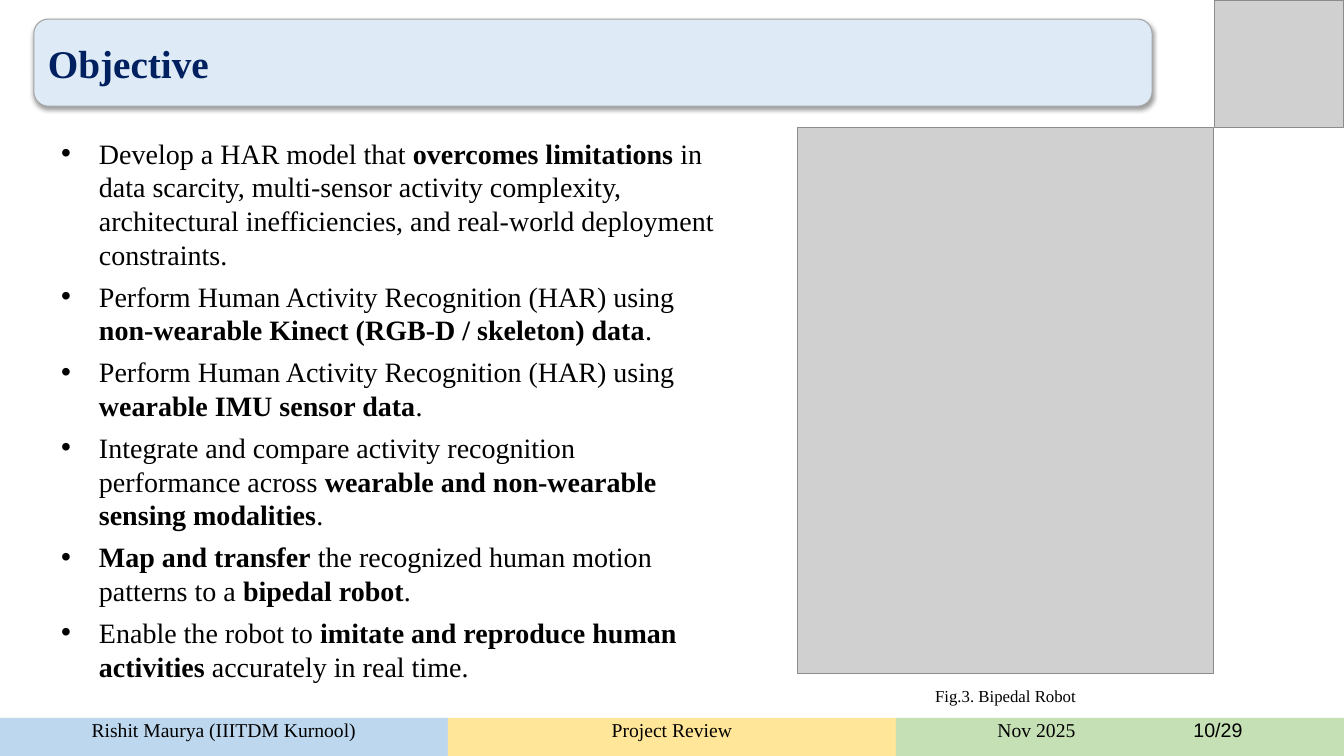
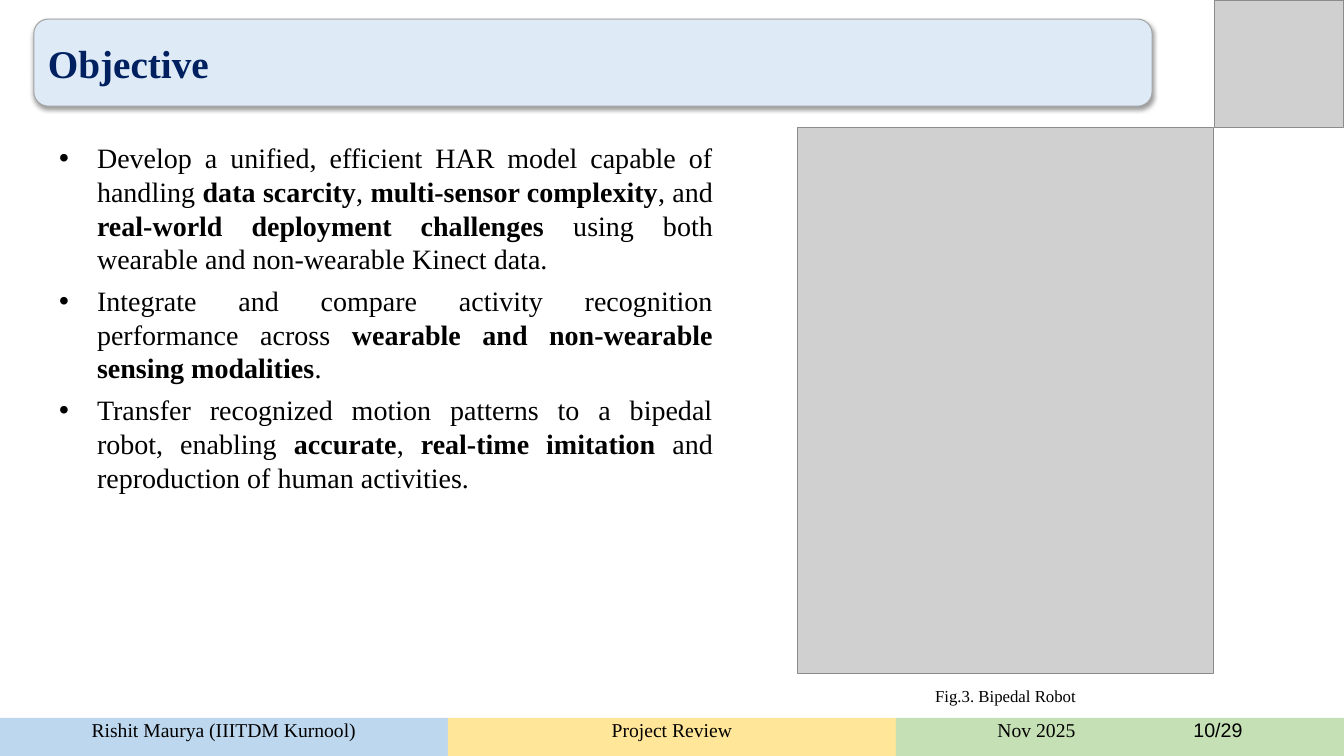
Before and after one commit to rishitmaurya/Human-Activity-Recognition, a slide deck: slide 10 of documents/HAR_rishit.pptx. Drawn at 1344x756 pixels with LibreOffice and Linux fonts; fonts in the diff are those of the drawing; grey boxes stand for pictures. Boxes give left, top, right and bottom in pixels: in the first picture for what was removed or moved away, otherwise in the second. Text is boxed around its words. In the diff, an @@ line names an element or a change of style, - is before the commit and + after.

Commit message:
updated ppt

```diff
--- a/documents/HAR_rishit.pptx
+++ b/documents/HAR_rishit.pptx
@@ text at [97, 148, 713, 270]: text changed @@
-• Develop a HAR model that overcomes limitations in data scarcity, multi-sensor activity complexity, architectural inefficiencies, and real-world deployment constraints.
-• Perform Human Activity Recognition (HAR) using non-wearable Kinect (RGB-D / skeleton) data.
-• Perform Human Activity Recognition (HAR) using wearable IMU sensor data.
+• Develop a unified, efficient HAR model capable of handling data scarcity, multi-sensor complexity, and real-world deployment challenges using both wearable and non-wearable Kinect data.
@@ text at [97, 291, 713, 384]: alignment left to justified @@
@@ text at [97, 400, 712, 493]: text changed @@
-• Map and transfer the recognized human motion patterns to a bipedal robot.
-• Enable the robot to imitate and reproduce human activities accurately in real time.
+• Transfer recognized motion patterns to a bipedal robot, enabling accurate, real-time imitation and reproduction of human activities.
```
Also in this commit, not shown: 8 other slides changed, 9 other files.
